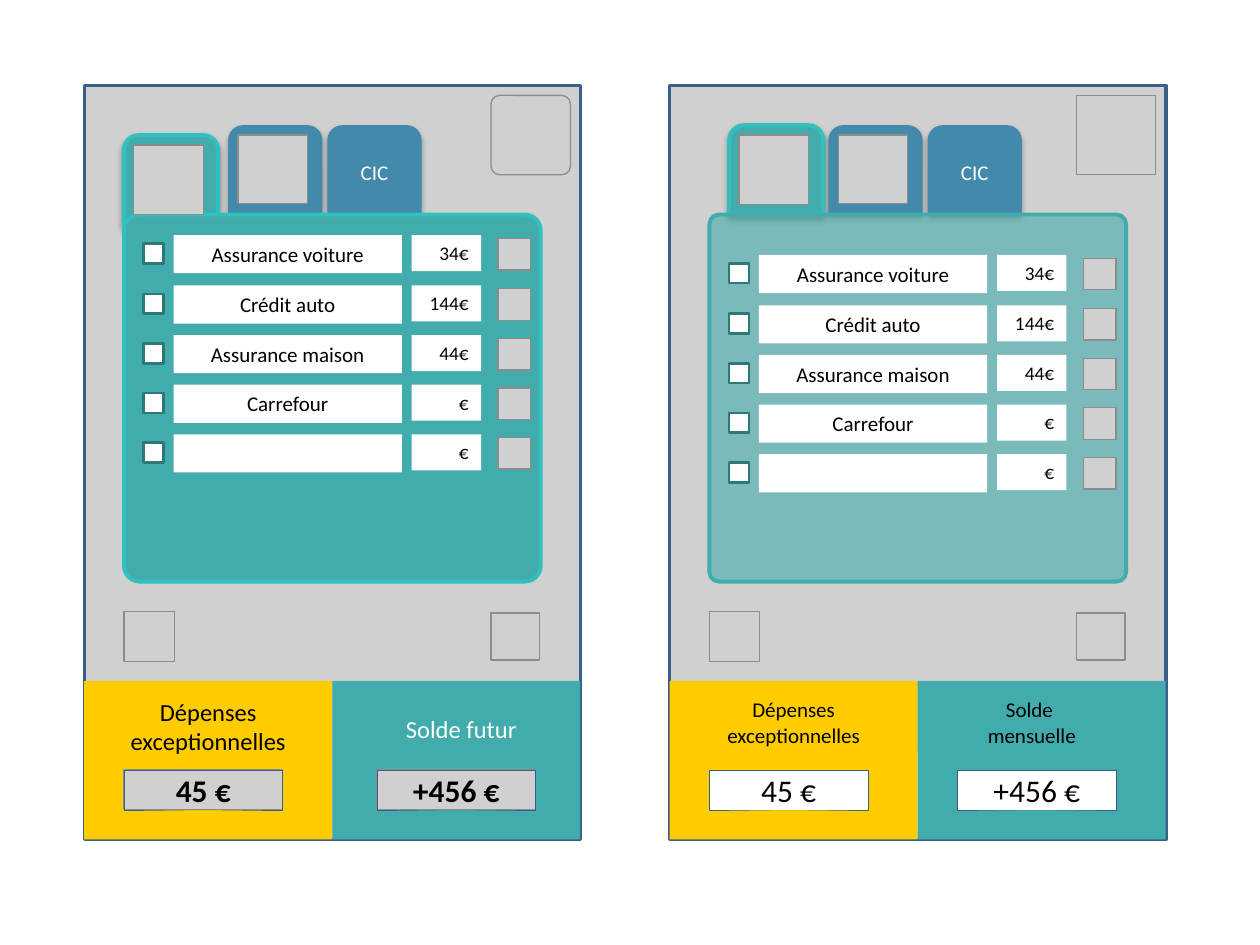
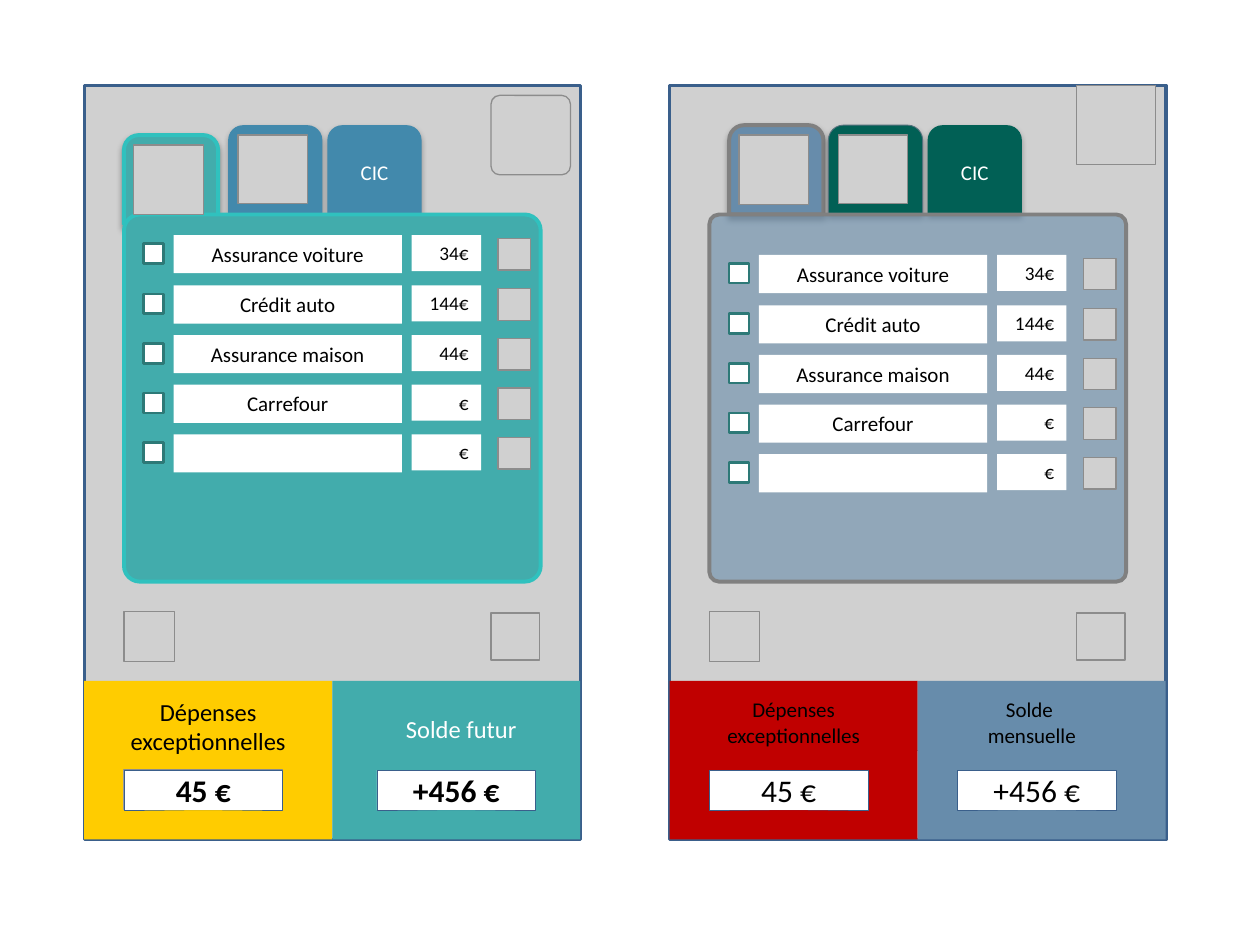
Before and after one commit to Tinkerbell777/gestion_compte, a slide deck: slide 3 of maquette_autre_fond.pptx. Drawn at 1260x945 pixels with LibreOffice and Linux fonts; fonts in the diff are those of the drawing; grey boxes stand for pictures. Boxes give left, top, right and bottom in pixels: in the first picture for what was removed or moved away, otherwise in the second. Text is boxed around its words. In the diff, an @@ line names an element or a change of style, - is before the commit and + after.

```diff
--- a/maquette_autre_fond.pptx
+++ b/maquette_autre_fond.pptx
@@ picture: place and size @@
-picture at (1076,96,1155,175)
+picture at (1076,86,1155,165)
@@ round same rect at (730,125,824,214): fill #42ACAC to #678CAB; outline #30C1BE 2.25 pt to #808080 2.25 pt @@
@@ round same rect at (829,125,924,214): fill #4289AC to #016055; outline none to #54727D 0.5 pt @@
@@ round same rect "CIC" at (927,125,1022,214): fill #4289AC to #016055 @@
@@ rounded rectangle at (709,214,1126,581): fill #42ACAC at 60% opacity to #678CAB at 60% opacity; outline #42ACAC 2.25 pt to #808080 2.25 pt @@
@@ rectangle at (669,680,917,839): fill #FFCC00 to #C00000 @@
@@ rectangle at (917,680,1166,839): fill #42ACAC to #678CAB @@
@@ rectangle "45 €" at (123,770,282,809): fill none to #FFFFFF @@
@@ rectangle "+456 €" at (377,770,536,809): fill none to #FFFFFF @@
@@ picture removed at (377,770,536,809) @@
```
Also in this commit, not shown: 10 other slides changed, 5 other files.
